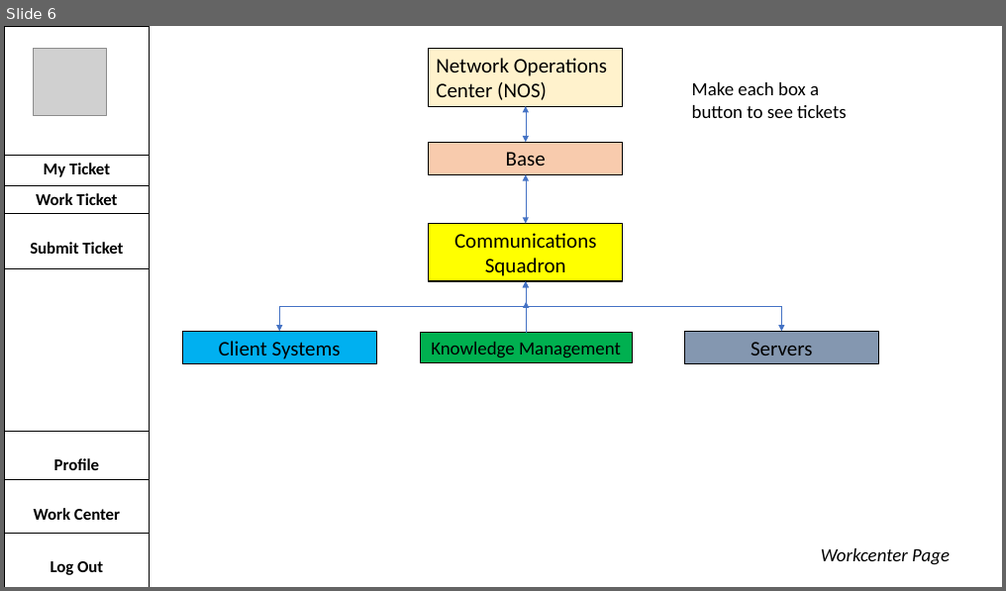
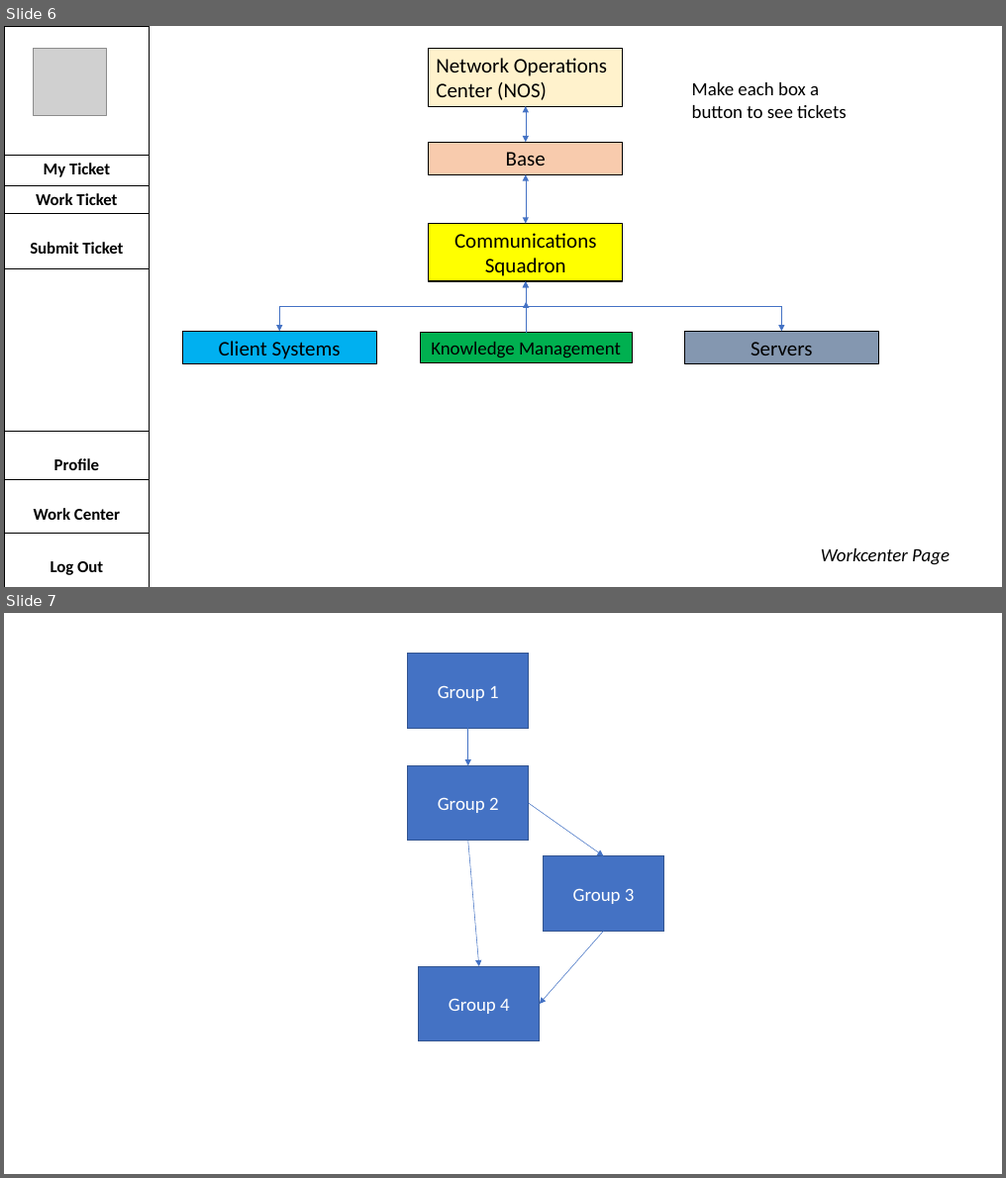
Before and after one commit to Tolterix/TicketMaster, a slide deck: WireDiagram_21Dec.pptx. Shown one above the other, each under a label of ours: slide 6 before the commit, slides 6 and 7 after it. The pictures are 1006x591 and 1006x1178 pixels, drawn with LibreOffice and Linux fonts; fonts in the diff are those of the drawing; grey boxes stand for pictures. Boxes give left, top, right and bottom in pixels: in the first picture for what was removed or moved away, otherwise in the second. Text is boxed around its words. In the diff, an @@ line names an element or a change of style, - is before the commit and + after.

```diff
--- a/WireDiagram_21Dec.pptx
+++ b/WireDiagram_21Dec.pptx
@@ slide 7 added at (x1=4, y1=613, x2=1002, y2=1174), background #FFFFFF @@
@@ rectangle added at (x1=408, y1=654, x2=528, y2=728), fill #4472C4, outline #325491 1 pt, 18 pt, text #FFFFFF @@
+Group 1
@@ arrow added from (468, 728) to (468, 765), #4472C4 0.5 pt @@
@@ rectangle added at (x1=408, y1=765, x2=528, y2=841), fill #4472C4, outline #325491 1 pt, 18 pt, text #FFFFFF @@
+Group 2
@@ arrow added from (529, 803) to (604, 857), #4472C4 0.5 pt @@
@@ arrow added from (468, 841) to (479, 966), #4472C4 0.5 pt @@
@@ rectangle added at (x1=543, y1=857, x2=663, y2=931), fill #4472C4, outline #325491 1 pt, 18 pt, text #FFFFFF @@
+Group 3
@@ arrow added from (604, 931) to (540, 1004), #4472C4 0.5 pt @@
@@ rectangle added at (x1=419, y1=966, x2=540, y2=1042), fill #4472C4, outline #325491 1 pt, 18 pt, text #FFFFFF @@
+Group 4
```
Also in this commit, not shown: 1 slide changed, 12 other files.
